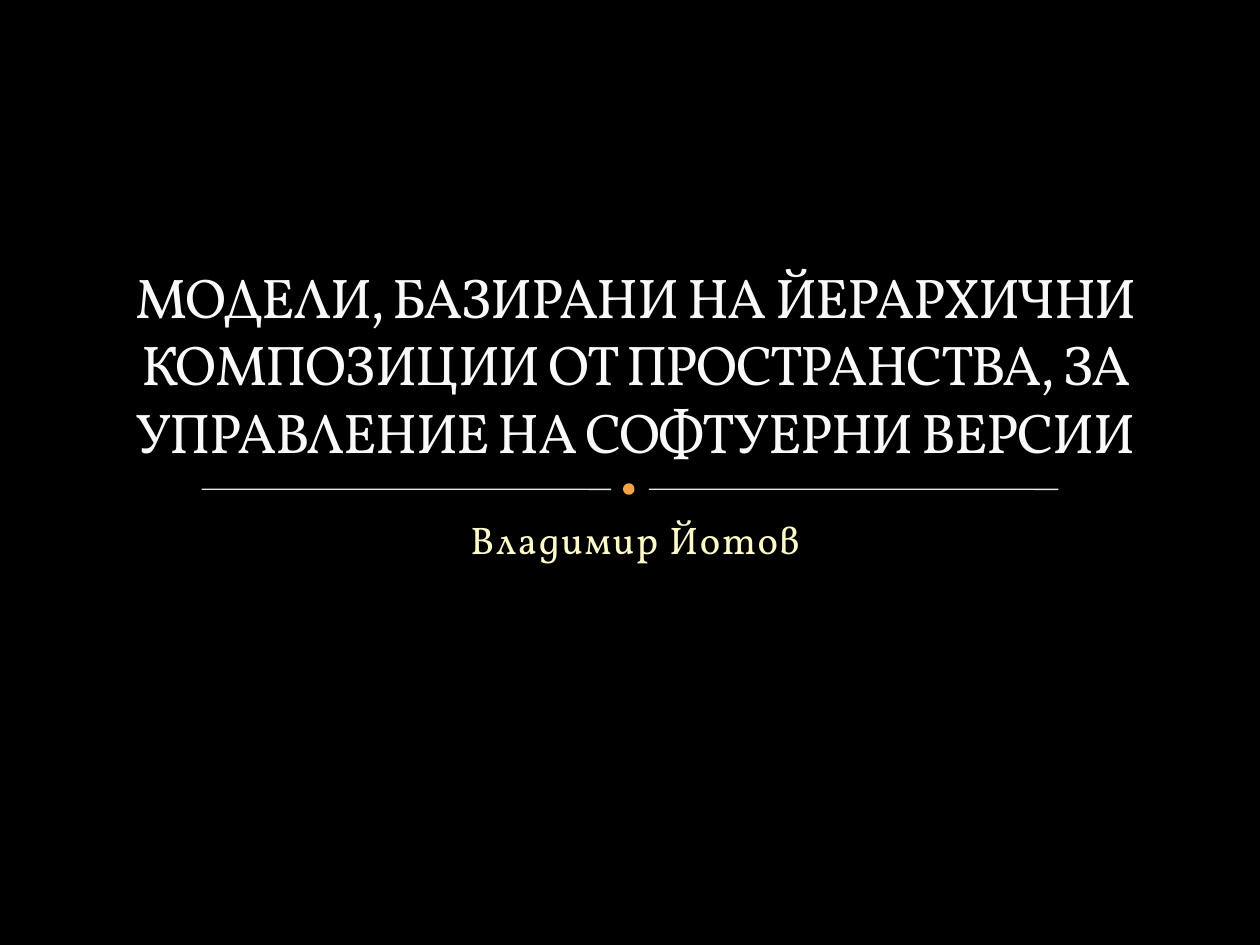
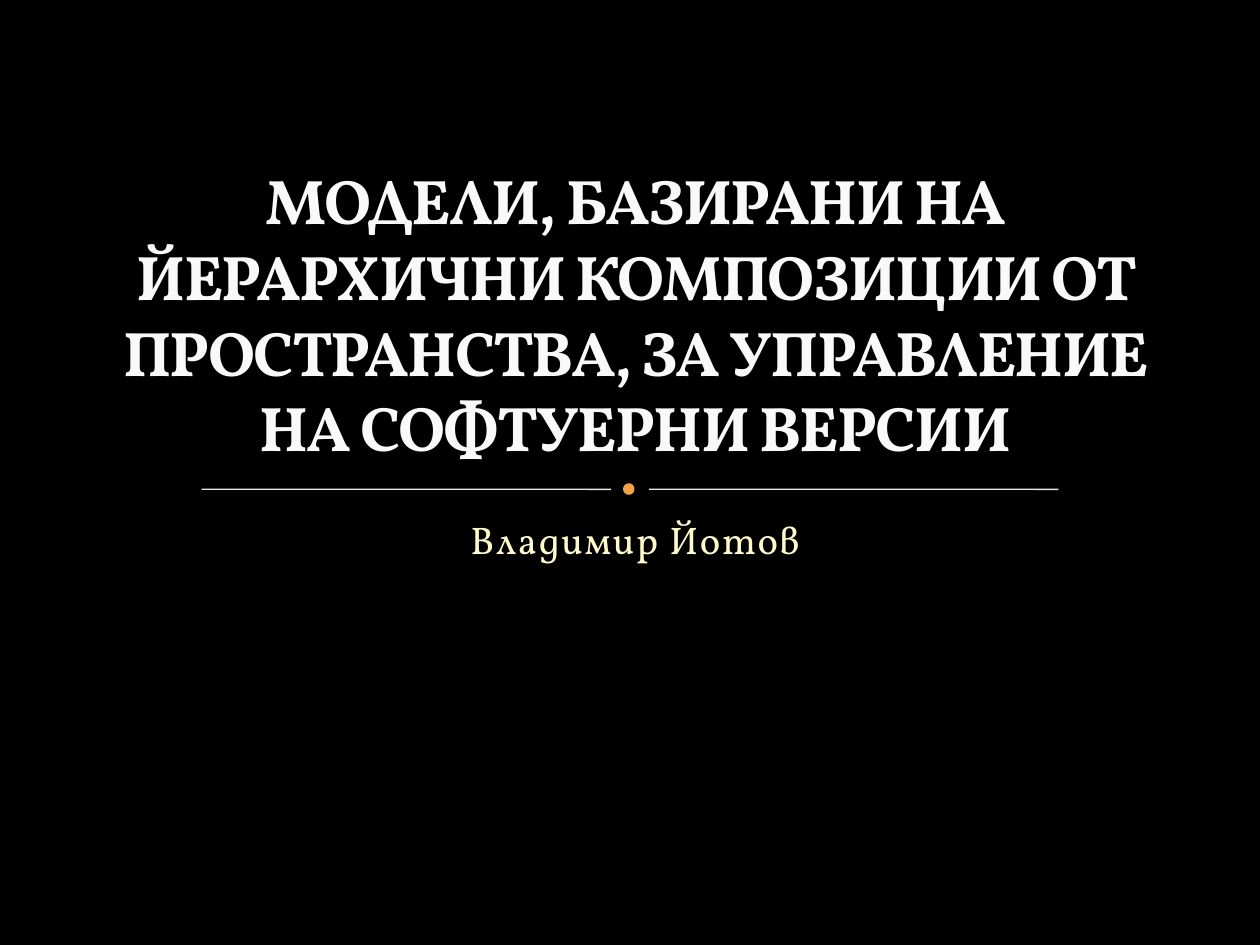
Before and after one commit to vjotov/versia, a slide deck: slide 1 of doc/Presentation.pptx. Drawn at 1260x945 pixels with LibreOffice and Linux fonts; fonts in the diff are those of the drawing; background and template pictures are left out. Boxes give left, top, right and bottom in pixels: in the first picture for what was removed or moved away, otherwise in the second. Text is boxed around its words. In the diff, an @@ line names an element or a change of style, - is before the commit and + after.

```diff
--- a/doc/Presentation.pptx
+++ b/doc/Presentation.pptx
@@ title "МОДЕЛИ, БАЗИРАНИ НА ЙЕРАРХИЧНИ КОМПОЗИЦИИ ...": place and size @@
-title "МОДЕЛИ, БАЗИРАНИ НА ЙЕРАРХИЧНИ КОМПОЗИЦИИ ..." at box(135, 269, 1137, 460)
+title "МОДЕЛИ, БАЗИРАНИ НА ЙЕРАРХИЧНИ КОМПОЗИЦИИ ..." at box(123, 181, 1149, 460)
@@ title "МОДЕЛИ, БАЗИРАНИ НА ЙЕРАРХИЧНИ КОМПОЗИЦИИ ..." at box(123, 181, 1149, 460): size 32 to 36 pt, bold on @@
```
Also in this commit, not shown: 6 other slides changed, 4 slides added, 2 other files.
